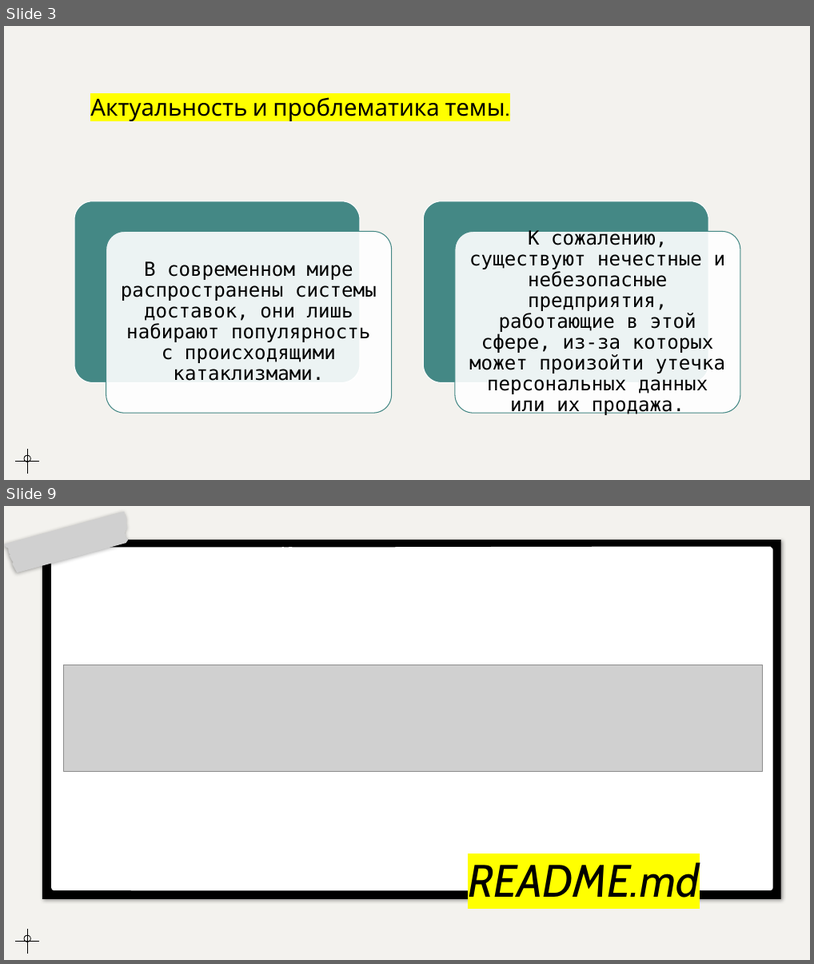
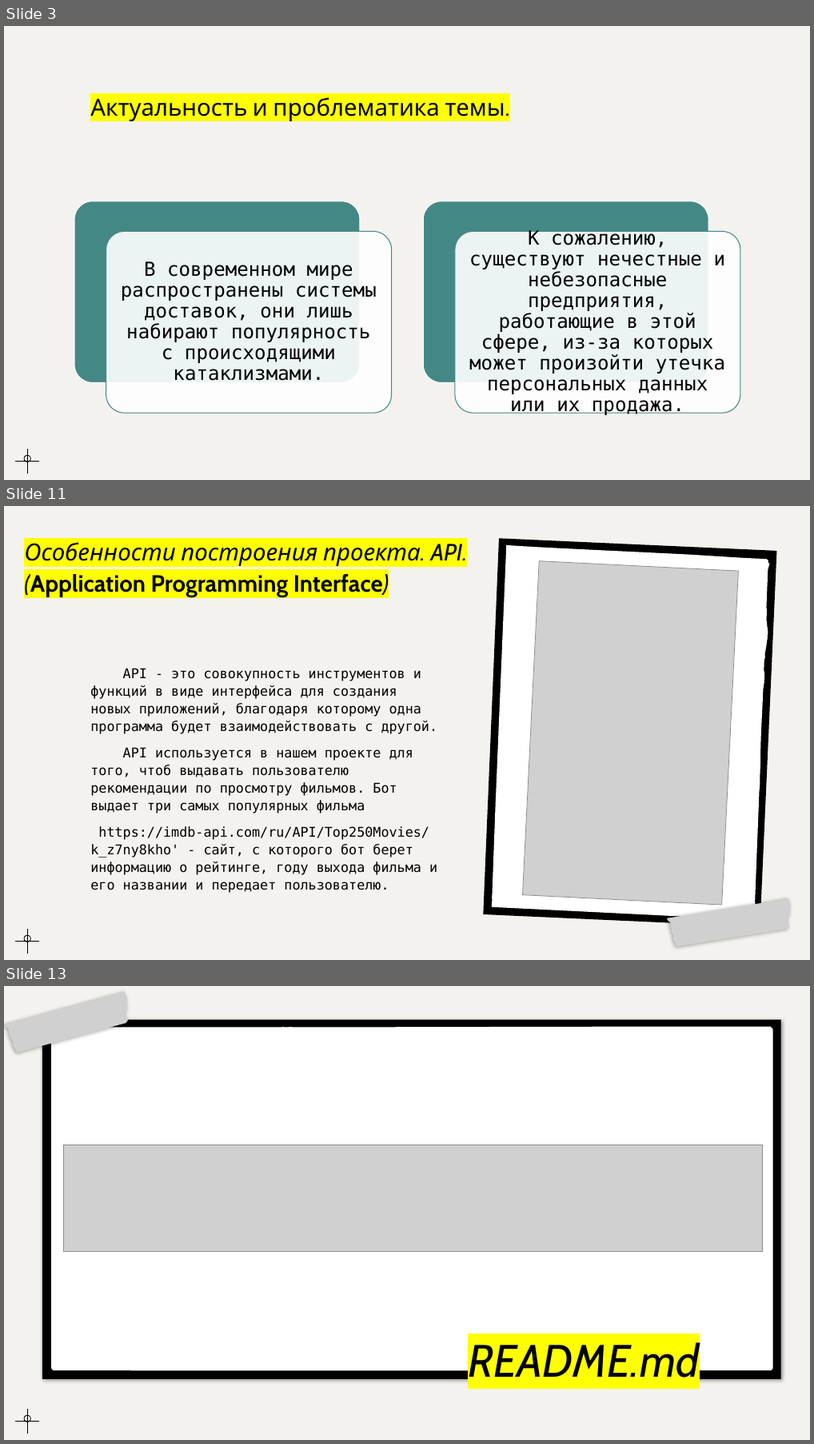
Before and after one commit to serzhana300/telegram_bot_yandex, a slide deck: documentation/Презентация 4.pptx. Shown one above the other, each under a label of ours: slides 3 and 9 before the commit, slides 3, 11 and 13 after it; the slides between them are not shown. The pictures are 814x964 and 814x1444 pixels, drawn with LibreOffice and Linux fonts; fonts in the diff are those of the drawing; grey boxes stand for pictures. Boxes give left, top, right and bottom in pixels: in the first picture for what was removed or moved away, otherwise in the second. Text is boxed around its words. In the diff, an @@ line names an element or a change of style, - is before the commit and + after.

```diff
--- a/documentation/Презентация 4.pptx
+++ b/documentation/Презентация 4.pptx
@@ slide 11 added at [4,506,810,960], background #F3F2EE @@
@@ title added at [24,540,468,597], 28 pt, text #000000, italic @@
+Особенности построения проекта. API.
+(Application Programming Interface)
@@ freeform shape added at [482,538,778,927], fill #000000 @@
@@ freeform shape added at [489,542,774,923], fill #FFFFFF @@
@@ picture added at [522,561,739,904] @@
@@ text added at [90,668,438,892], 16 pt, text #000000 @@
+API - это совокупность инструментов и функций в виде интерфейса для создания новых приложений, благодаря которому одна программа будет взаимодействовать с другой.
+API используется в нашем проекте для того, чтоб выдавать пользователю рекомендации по просмотру фильмов. Бот выдает три самых популярных фильма
+https://imdb-api.com/ru/API/Top250Movies/k_z7ny8kho' - сайт, с которого бот берет информацию о рейтинге, году выхода фильма и его названии и передает пользователю.
@@ picture added at [667,899,794,948] @@
@@ ellipse added at [24,935,30,941], outline #000000 0.75 pt @@
@@ line added from (27, 953) to (27, 929), #000000 0.75 pt @@
@@ line added from (15, 941) to (39, 941), #000000 0.75 pt @@
@@ what was slide 9 is now slide 13 @@
```
Also in this commit, not shown: 8 slides changed, 4 other slides added, 2 other files.
